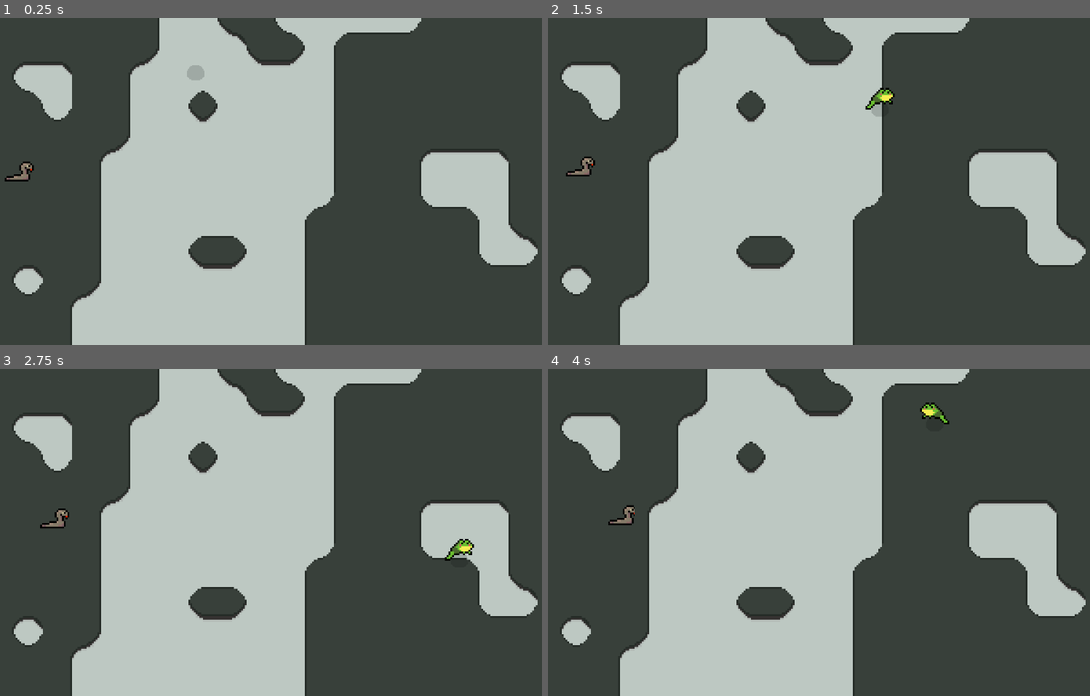
Above: before the commit, frames 1-4 (two rows, left to right).
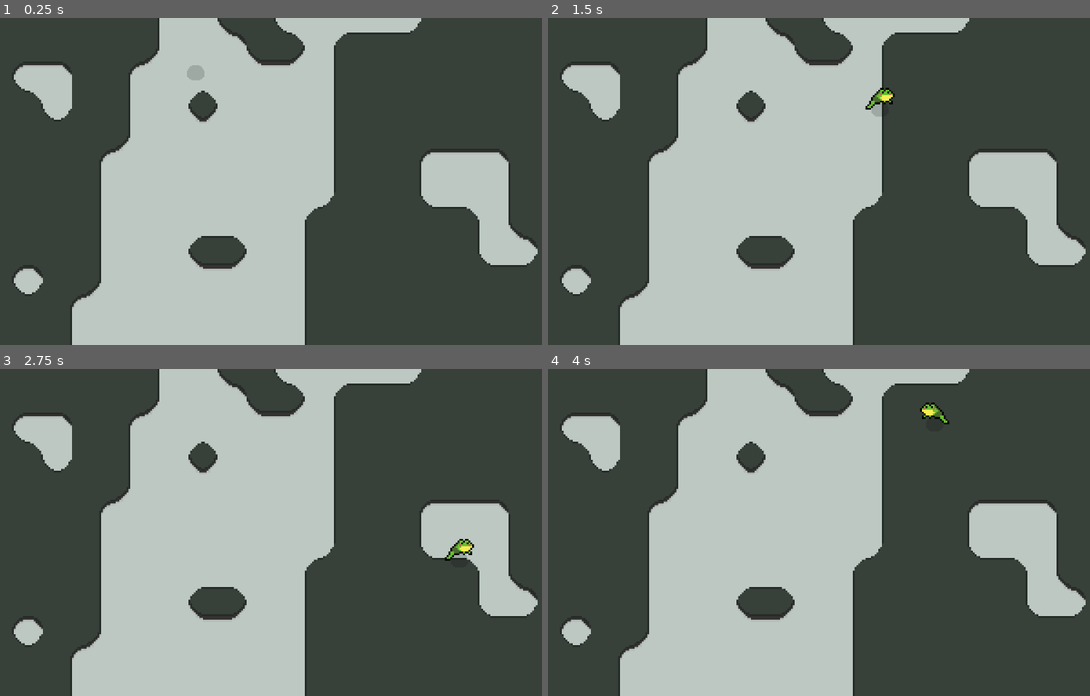
Above: after the commit, the same moments.

Repository: MiladTuma/Micro-Jam-Evolution
Game: Godot game, scene res://Scenes/main.tscn
Two runs of this game, one before a commit and one after it. Both use one fixed random seed, a clock stepped at 60 frames per second and the inputs below.
Inputs:
- Up to frame 1 (0.25 s): no input
- Up to frame 2 (1.5 s): tap Enter at 0.5 s; hold Right (right) 0.53-1.28 s; hold Down (down) from 1.28 s (still down)
- Up to frame 3 (2.75 s): release Down (down) at 2.03 s; hold Right (right) from 2.03 s (still down)
- Up to frame 4 (4 s): release Right (right) at 2.78 s; hold Up (up) 2.78-3.53 s; hold Left (left) from 3.53 s (still down)

The runs differ from the first frame. In frame 1, 0.2% of the frame differs, in the area x 0-7%, y 43-50%; in frame 2, 0.2%; in frame 3, 0.2%, in the area x 7-13%, y 42-49%; in frame 4, 0.2%.

Commit message:
snake is dead

Diff:
--- a/Scenes/main.tscn
+++ b/Scenes/main.tscn
@@ -2,7 +2,6 @@
 
 [ext_resource type="Texture2D" uid="uid://kjg2t5thhseq" path="res://Tilemap/Tilemap Frog Swamp.png" id="1_bo1nx"]
 [ext_resource type="PackedScene" uid="uid://3lms8jd3k1jl" path="res://Entities/Player/player.tscn" id="1_jjgbg"]
-[ext_resource type="PackedScene" uid="uid://bnku3jb5gnckl" path="res://Entities/Snake/snake.tscn" id="3_8gbba"]
 
 [sub_resource type="TileSetAtlasSource" id="TileSetAtlasSource_bo1nx"]
 texture = ExtResource("1_bo1nx")
@@ -89,6 +88,3 @@
 z_index = 30
 tile_map_data = PackedByteArray("AAAHAAAAAAAFAAEAAAAHAAEAAAAFAAEAAAAGAAIAAAAFAAEAAAAGAAMAAAAFAAEAAAAGAAQAAAAFAAEAAAAHAA …(2064 unchanged characters)…
 tile_set = SubResource("TileSet_xcwl1")
-
-[node name="Snake" parent="." unique_id=579168960 instance=ExtResource("3_8gbba")]
-position = Vector2(27, 84)
